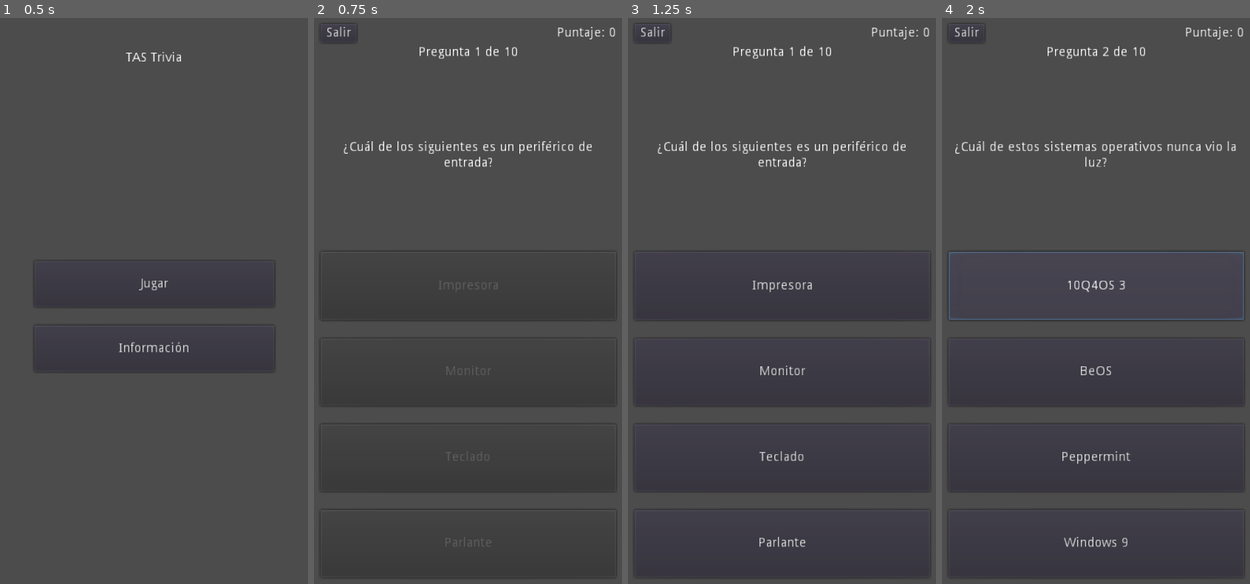
Above: before the commit, frames 1-4 (left to right).
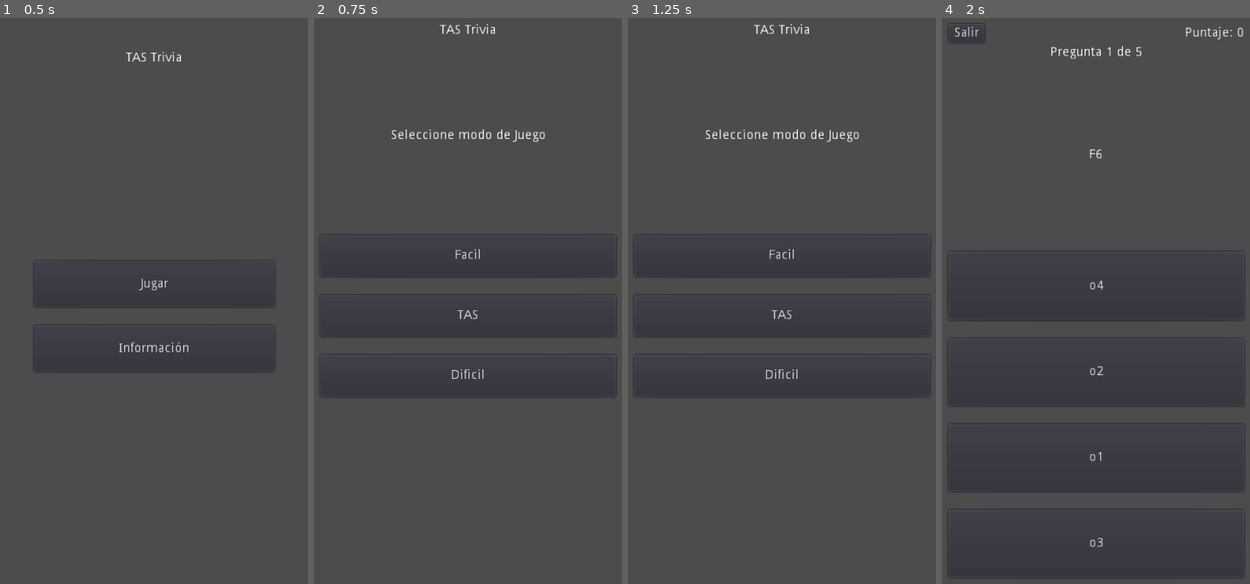
Above: after the commit, the same moments.

Repository: alejandrotolaba/TASTrivia
Game: Godot game, scene res://scenes/MainMenu.tscn
Same seed, same stepped clock (60 frames per second), same inputs: the game is played once before the commit and once after it.
Inputs (mouse positions are in pixels of both pictures, inside the frame that each line leads up to):
- Up to frame 1 (0.5 s): no input
- Up to frame 2 (0.75 s): click "Jugar" at 0.5 s
- Up to frame 3 (1.25 s): no input
- Up to frame 4 (2 s): click (1096, 255) at 1.25 s, where only the run after the commit has a clickable "Facil"

Frame 1 is identical in both runs. In frame 2, 2.3% of the frame differs, in the area x 1-99%, y 1-99%; in frame 3, 2.4%; in frame 4, 1.8%.

Commit message:
Agregado menú de selección de dificultad/categoria

Diff:
--- a/data/preguntas_test.json
+++ b/data/preguntas_test.json
@@ -1,62 +1,107 @@
-[
-	{
-		"pregunta": "¿Pegunta 1?",
-		"opciones": ["opcion 1", "opcion 2", "opcion 3", "opcion 4"]
-	},
-	{
-		"pregunta": "¿Pegunta 2?",
-		"opciones": ["opcion 1", "opcion 2", "opcion 3", "opcion 4"]
-	},
-	{
-		"pregunta": "¿Pegunta 3?",
-		"opciones": ["opcion 1", "opcion 2", "opcion 3", "opcion 4"]
-	},
-	{
-		"pregunta": "¿Pegunta 4?",
-		"opciones": ["opcion 1", "opcion 2", "opcion 3", "opcion 4"]
-	},
-	{
-		"pregunta": "¿Pegunta 5?",
-		"opciones": ["opcion 1", "opcion 2", "opcion 3", "opcion 4"]
-	},
-	{
-		"pregunta": "¿Pegunta 6?",
-		"opciones": ["opcion 1", "opcion 2", "opcion 3", "opcion 4"]
-	},
-	{
-		"pregunta": "¿Pegunta 7?",
-		"opciones": ["opcion 1", "opcion 2", "opcion 3", "opcion 4"]
-	},
-	{
-		"pregunta": "¿Pegunta 8?",
-		"opciones": ["opcion 1", "opcion 2", "opcion 3", "opcion 4"]
-	},
-	{
-		"pregunta": "¿Pegunta 9?",
-		"opciones": ["opcion 1", "opcion 2", "opcion 3", "opcion 4"]
-	},
-	{
-		"pregunta": "¿Pegunta 0?",
-		"opciones": ["opcion 1", "opcion 2", "opcion 3", "opcion 4"]
-	},
-	{
-		"pregunta": "¿Pegunta 10?",
-		"opciones": ["opcion 1", "opcion 2", "opcion 3", "opcion 4"]
-	},
-	{
-		"pregunta": "¿Pegunta 11?",
-		"opciones": ["opcion 1", "opcion 2", "opcion 3", "opcion 4"]
-	},
-	{
-		"pregunta": "¿Pegunta 12?",
-		"opciones": ["opcion 1", "opcion 2", "opcion 3", "opcion 4"]
-	},
-	{
-		"pregunta": "¿Pegunta 13?",
-		"opciones": ["opcion 1", "opcion 2", "opcion 3", "opcion 4"]
-	},
-	{
-		"pregunta": "¿Pegunta 14?",
-		"opciones": ["opcion 1", "opcion 2", "opcion 3", "opcion 4"]
-	}
-]
+{
+	"Facil":
+	[
+		{
+			"pregunta": "F0",
+			"opciones": ["o1", "o2", "o3", "o4"]
+		},
+		{
+			"pregunta": "F1",
+			"opciones": ["o1", "o2", "o3", "o4"]
+		},
+		{
+			"pregunta": "F2",
+			"opciones": ["o1", "o2", "o3", "o4"]
+		},
+		{
+			"pregunta": "F3",
+			"opciones": ["o1", "o2", "o3", "o4"]
+		},
+		{
+			"pregunta": "F4",
+			"opciones": ["o1", "o2", "o3", "o4"]
+		},
+		{
+			"pregunta": "F5",
+			"opciones": ["o1", "o2", "o3", "o4"]
+		},
+		{
+			"pregunta": "F6",
+			"opciones": ["o1", "o2", "o3", "o4"]
+		},
+		{
+			"pregunta": "F7",
+			"opciones": ["o1", "o2", "o3", "o4"]
+		},
+	],
+	"TAS":
+	[
+		{
+			"pregunta": "T0",
+			"opciones": ["o1", "o2", "o3", "o4"]
+		},
+		{
+			"pregunta": "T1",
+			"opciones": ["o1", "o2", "o3", "o4"]
+		},
+		{
+			"pregunta": "T2",
+			"opciones": ["o1", "o2", "o3", "o4"]
+		},
+		{
+			"pregunta": "T3",
+			"opciones": ["o1", "o2", "o3", "o4"]
+		},
+		{
+			"pregunta": "T4",
+			"opciones": ["o1", "o2", "o3", "o4"]
+		},
+		{
+			"pregunta": "T5",
+			"opciones": ["o1", "o2", "o3", "o4"]
+		},
+		{
+			"pregunta": "T6",
+			"opciones": ["o1", "o2", "o3", "o4"]
+		},
+		{
+			"pregunta": "T7",
+			"opciones": ["o1", "o2", "o3", "o4"]
+		},
+	],
+	"Dificil":
+	[
+		{
+			"pregunta": "D0",
+			"opciones": ["o1", "o2", "o3", "o4"]
+		},
+		{
+			"pregunta": "D1",
+			"opciones": ["o1", "o2", "o3", "o4"]
+		},
+		{
+			"pregunta": "D2",
+			"opciones": ["o1", "o2", "o3", "o4"]
+		},
+		{
+			"pregunta": "D3",
+			"opciones": ["o1", "o2", "o3", "o4"]
+		},
+		{
+			"pregunta": "D4",
+			"opciones": ["o1", "o2", "o3", "o4"]
+		},
+		{
+			"pregunta": "D5",
+			"opciones": ["o1", "o2", "o3", "o4"]
+		},
+		{
+			"pregunta": "D6",
+			"opciones": ["o1", "o2", "o3", "o4"]
+		},
+		{
+			"pregunta": "D7",
+			"opciones": ["o1", "o2", "o3", "o4"]
+		},
+	],
+}
--- a/scenes/SelJuego.tscn
+++ b/scenes/SelJuego.tscn
@@ -1,10 +1,13 @@
-[gd_scene format=2]
+[gd_scene load_steps=2 format=2]
+
+[ext_resource path="res://scripts/SelJuego.gd" type="Script" id=1]
 
 [node name="Control" type="Control"]
 anchor_right = 1.0
 anchor_bottom = 1.0
+script = ExtResource( 1 )
 
-[node name="VBoxContainer" type="VBoxContainer" parent="."]
+[node name="MainContainer" type="VBoxContainer" parent="."]
 anchor_right = 1.0
 anchor_bottom = 1.0
 margin_left = 20.0
@@ -13,14 +16,14 @@
 margin_bottom = -20.0
 custom_constants/separation = 20
 
-[node name="Titulo" type="Label" parent="VBoxContainer"]
+[node name="Titulo" type="Label" parent="MainContainer"]
 margin_right = 320.0
 margin_bottom = 14.0
 text = "TAS Trivia"
 align = 1
 valign = 1
 
-[node name="Label" type="Label" parent="VBoxContainer"]
+[node name="Label" type="Label" parent="MainContainer"]
 margin_top = 34.0
 margin_right = 320.0
 margin_bottom = 209.0
@@ -30,7 +33,7 @@
 align = 1
 valign = 1
 
-[node name="GridContainer" type="GridContainer" parent="VBoxContainer"]
+[node name="Categorias" type="GridContainer" parent="MainContainer"]
 margin_top = 229.0
 margin_right = 320.0
 margin_bottom = 404.0
@@ -39,30 +42,15 @@
 custom_constants/vseparation = 20
 custom_constants/hseparation = 20
 
-[node name="Facil" type="Button" parent="VBoxContainer/GridContainer"]
+[node name="Facil" type="Button" parent="MainContainer/Categorias"]
+visible = false
 margin_right = 320.0
-margin_bottom = 45.0
+margin_bottom = 175.0
 size_flags_horizontal = 3
 size_flags_vertical = 3
 text = "Facil"
 
-[node name="TAS" type="Button" parent="VBoxContainer/GridContainer"]
-margin_top = 65.0
-margin_right = 320.0
-margin_bottom = 110.0
-size_flags_horizontal = 3
-size_flags_vertical = 3
-text = "TAS"
-
-[node name="Dificil" type="Button" parent="VBoxContainer/GridContainer"]
-margin_top = 130.0
-margin_right = 320.0
-margin_bottom = 175.0
-size_flags_horizontal = 3
-size_flags_vertical = 3
-text = "Pro"
-
-[node name="Label2" type="Label" parent="VBoxContainer"]
+[node name="Label2" type="Label" parent="MainContainer"]
 margin_top = 424.0
 margin_right = 320.0
 margin_bottom = 600.0
--- a/scripts/Game.gd
+++ b/scripts/Game.gd
@@ -13,6 +13,7 @@
 
 	# Sortear pregunta
 	while true:
+#		print("Sorteo pregunta")
 		Manejador.pregunta_actual = rng.randi() % len(Manejador.preguntas)
 
 		# Solo elegir preguntas no realizadas anteriormente
@@ -29,6 +30,7 @@
 	for _i in range(4):
 		var b = true
 		while b:
+#			print("Sorteo opciones")
 			if not(aux in orden_opciones) and (aux > -1):
 				orden_opciones.append(aux)
 				b = false
@@ -57,7 +59,10 @@
 	Manejador.last_score = 0
 	actualizar_puntaje()
 
-	Manejador.cargar_preguntas()
+	Manejador.pregunta_actual = 0
+	Manejador.preguntas_hechas = []
+
+	Manejador.cargar_preguntas(Manejador.categoria)
 
 	if Manejador.preguntas == []:
 		print("No hay preguntas!")
@@ -94,11 +99,10 @@
 
 	actualizar_puntaje(sumapuntos)
 
-	if len(Manejador.preguntas_hechas) == Manejador.total_preguntas:
+	if len(Manejador.preguntas_hechas) >= Manejador.total_preguntas:
 		print("Fin del juego")
-# warning-ignore:return_value_discarded
+		# warning-ignore:return_value_discarded
 		get_tree().change_scene("res://scenes/FinJuego.tscn")
-
 
 	mostrar_pregunta()
 
--- a/scripts/MainMenu.gd
+++ b/scripts/MainMenu.gd
@@ -8,7 +8,7 @@
 
 func _on_BJugar_pressed():
 # warning-ignore:return_value_discarded
-	get_tree().change_scene("res://scenes/Game.tscn")
+	get_tree().change_scene("res://scenes/SelJuego.tscn")
 
 
 func _on_BInfo_pressed():
--- /dev/null
+++ b/scripts/SelJuego.gd
@@ -0,0 +1,26 @@
+extends Control
+
+
+# Called when the node enters the scene tree for the first time.
+func _ready():
+	if Manejador.categorias_juego == []:
+		print("No hay categorias")
+		# warning-ignore:return_value_discarded
+		get_tree().change_scene("res://scenes/MainMenu.tscn")
+		return
+
+	# Crea un boton para cada categoría y conecta la señal de presionado
+	var buttons = []
+	for i in range(len(Manejador.categorias_juego)):
+		buttons.append(Button.new())
+		buttons[i].text = Manejador.categorias_juego[i]
+		buttons[i].set_h_size_flags(Control.SIZE_EXPAND_FILL)
+		buttons[i].set_v_size_flags(Control.SIZE_EXPAND_FILL)
+		buttons[i].connect("pressed", self, "on_categoria_selected", [Manejador.categorias_juego[i]])
+		$MainContainer/Categorias.add_child(buttons[i])
+
+
+func on_categoria_selected(cat):
+	Manejador.categoria = cat
+	# warning-ignore:return_value_discarded
+	get_tree().change_scene("res://scenes/Game.tscn")
--- a/scripts/manejador.gd
+++ b/scripts/manejador.gd
@@ -1,20 +1,24 @@
 extends Node
 
 
+var archivo_preguntas = "res://data/preguntas_test.json"
+var modo_seleccionado = "Facil"
+var categorias_juego = []
+var categoria = "Facil"
 var last_score = 0
 var high_score = 0
 var preguntas = []
-var total_preguntas = 10
+var total_preguntas = 5
 var preguntas_hechas = []
 var pregunta_actual = -1
-var archivo_preguntas = "res://data/preguntas.json"
 
 
 func _ready():
-	pass
+	cargar_categorias()
 
 
-func cargar_preguntas():
+func cargar_preguntas(modo="Facil"):
+	print("Cargando preguntas para: ", modo)
 	# Carga el archivo de preguntas JSON
 	var archivo = File.new()
 
@@ -25,8 +29,26 @@
 
 	# Cargar las preguntas en el JSON
 	archivo.open(archivo_preguntas, File.READ)
-	var data = parse_json(archivo.get_as_text())
+	var data = parse_json(archivo.get_as_text())[modo]
 	archivo.close()
 
 	# Devuelve la lista de preguntas
 	preguntas = data
+
+
+func cargar_categorias():
+	# Cargar categorias disponibles en el archivo de preguntas
+	# Carga el archivo de preguntas JSON
+	var archivo = File.new()
+
+	# Si el archivo no existe mostrar un mensaje y return
+	if not archivo.file_exists(archivo_preguntas):
+		print("El archivo de preguntas no existe")
+		return []
+
+	# Cargar las preguntas en el JSON
+	archivo.open(archivo_preguntas, File.READ)
+	var data = parse_json(archivo.get_as_text()).keys()
+	archivo.close()
+
+	categorias_juego = data
